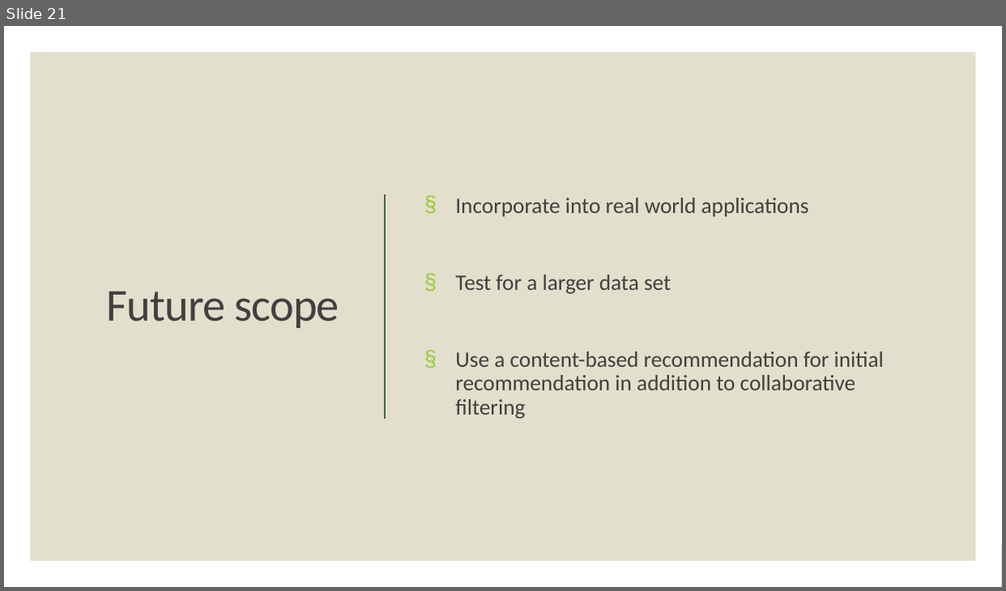
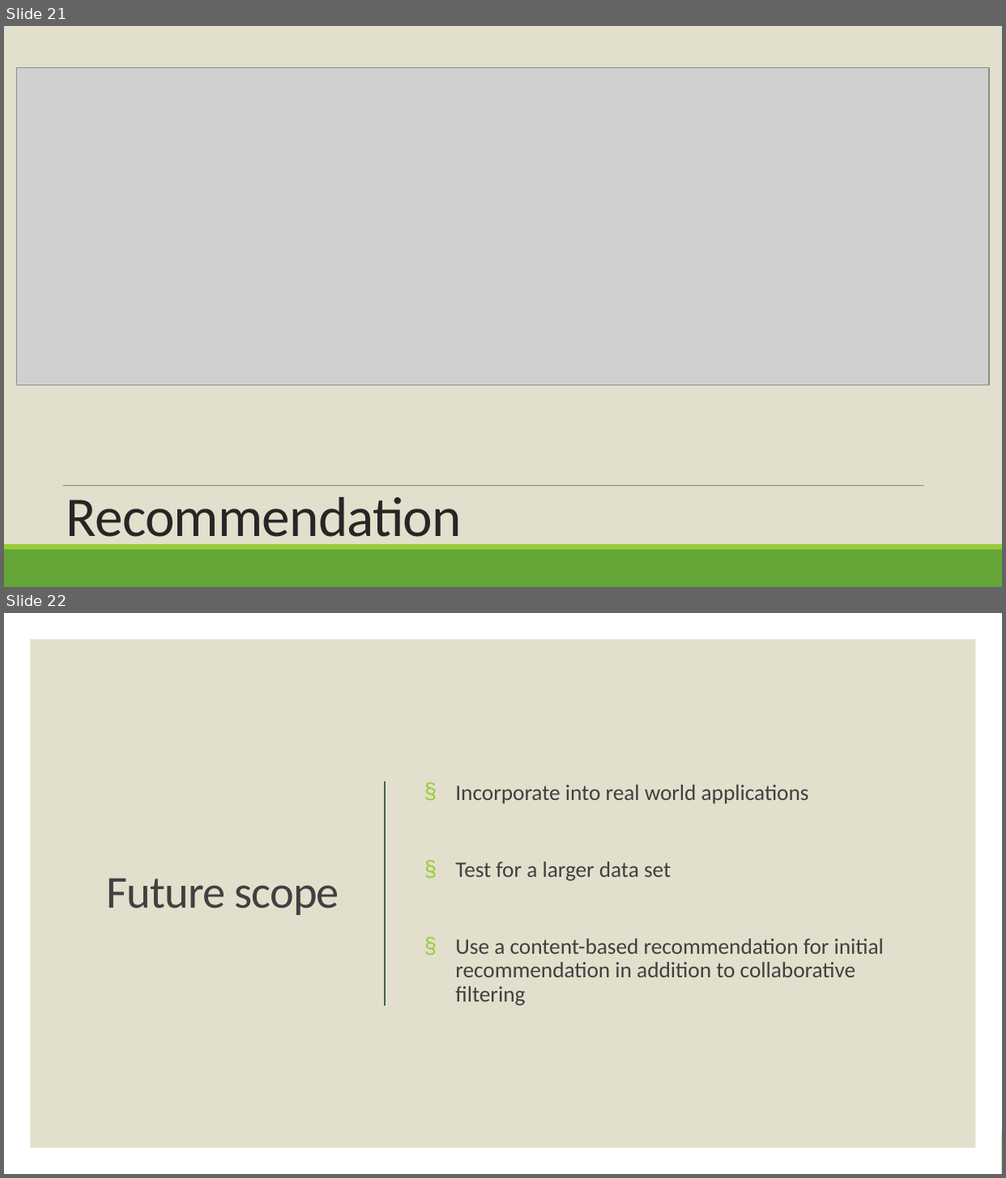
Before and after one commit to ChrisAlex2104/-Recommendation-using-Collaborative-Filtering, a slide deck: AI presentation.pptx. Shown one above the other, each under a label of ours: slide 21 before the commit, slides 21 and 22 after it. The pictures are 1006x591 and 1006x1178 pixels, drawn with LibreOffice and Linux fonts; fonts in the diff are those of the drawing; grey boxes stand for pictures. Boxes give left, top, right and bottom in pixels: in the first picture for what was removed or moved away, otherwise in the second. Text is boxed around its words. In the diff, an @@ line names an element or a change of style, - is before the commit and + after.

```diff
--- a/AI presentation.pptx
+++ b/AI presentation.pptx
@@ slide 21 added at <box>4,26,1002,587</box>, background #E2DFCC @@
@@ rectangle added at <box>4,26,1002,545</box>, fill #E2DFCC @@
@@ picture added at <box>17,68,989,386</box> @@
@@ rectangle added at <box>4,431,1002,587</box>, fill #63A537 @@
@@ rectangle added at <box>4,428,1002,433</box>, fill #99CB38 @@
@@ line added from (63, 486) to (924, 486), #455F51 0.5 pt @@
@@ title added at <box>66,497,462,550</box>, 40.5 pt, text #262626 @@
+Recommendation
@@ rectangle added at <box>4,545,1002,550</box>, fill #99CB38 @@
@@ rectangle added at <box>4,550,1002,587</box>, fill #63A537 @@
@@ what was slide 21 is now slide 22 @@
```
Also in this commit, not shown: 3 slides changed.
